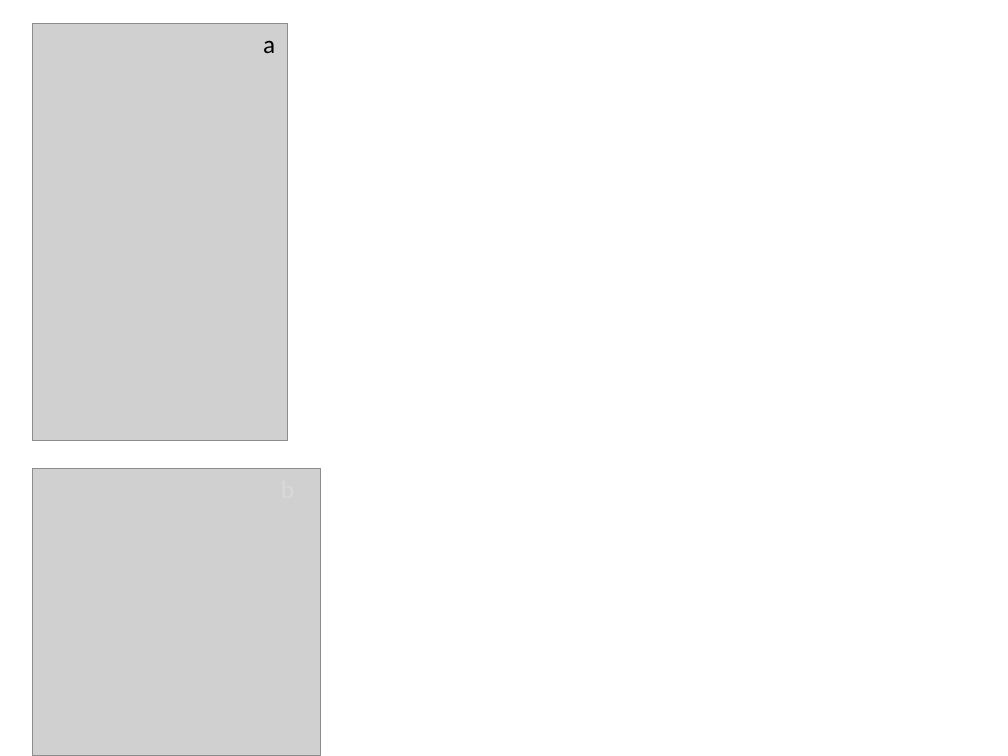
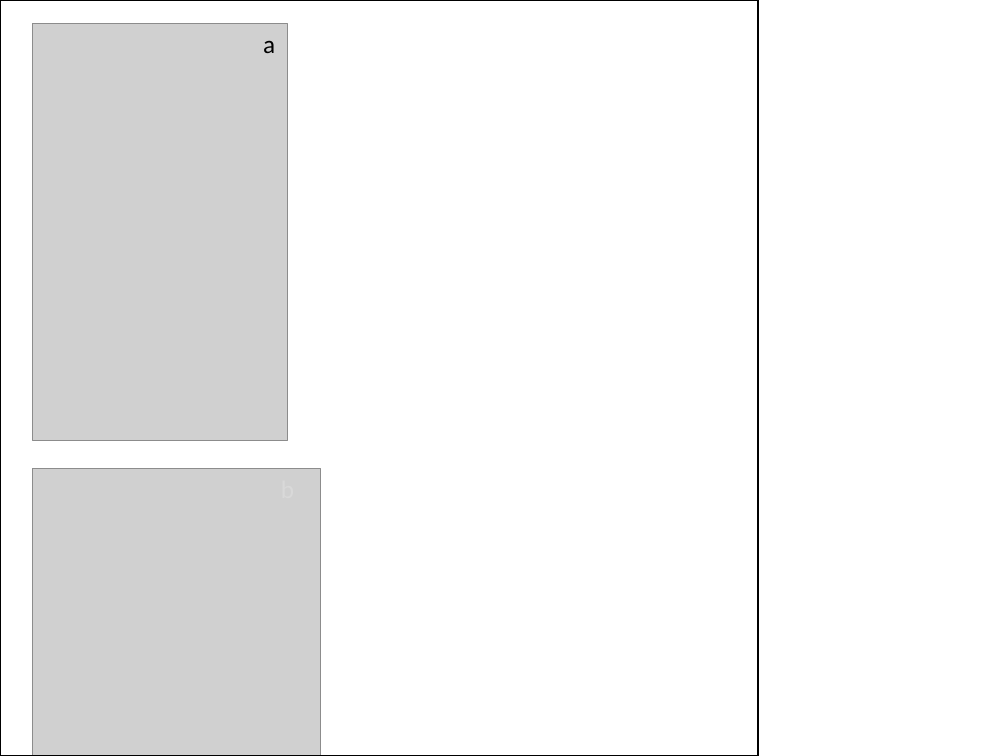
Before and after one commit to matthewkling/fire_traits, a slide deck: slide 2 of figures/PhotoFigureMaker.pptx. Drawn at 1008x756 pixels with LibreOffice and Linux fonts; fonts in the diff are those of the drawing; grey boxes stand for pictures. Boxes give left, top, right and bottom in pixels: in the first picture for what was removed or moved away, otherwise in the second. Text is boxed around its words. In the diff, an @@ line names an element or a change of style, - is before the commit and + after.

```diff
--- a/figures/PhotoFigureMaker.pptx
+++ b/figures/PhotoFigureMaker.pptx
@@ rectangle added at bbox=[0, 0, 758, 756], outline #000000 1 pt @@
```
Also in this commit, not shown: 1 other file.
